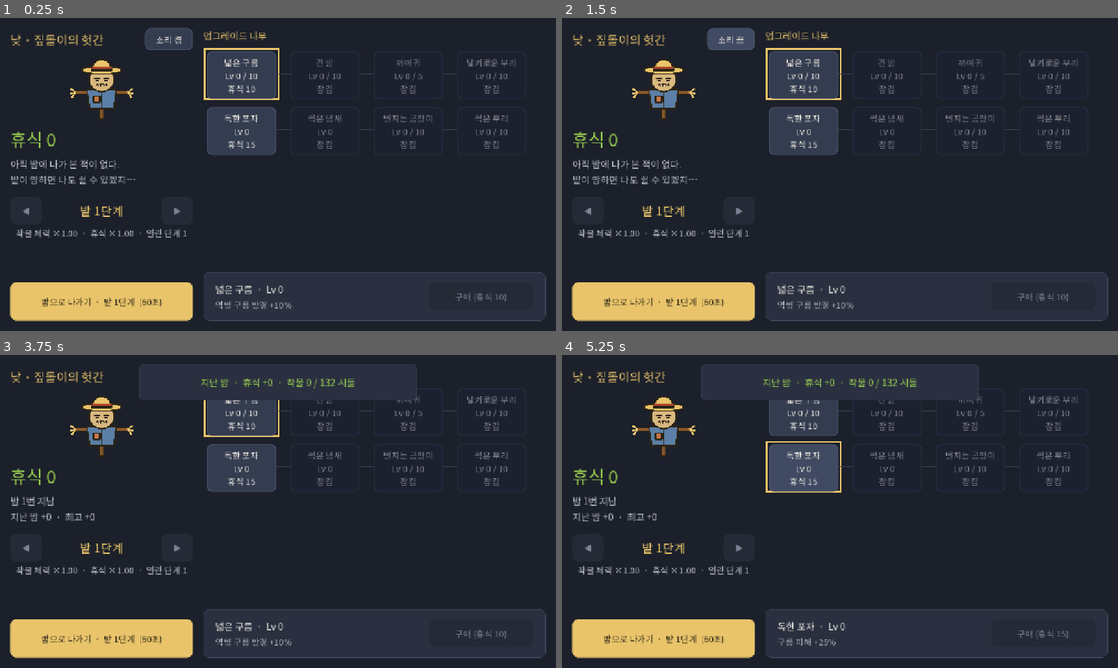
Above: before the commit, frames 1-4 (two rows, left to right).
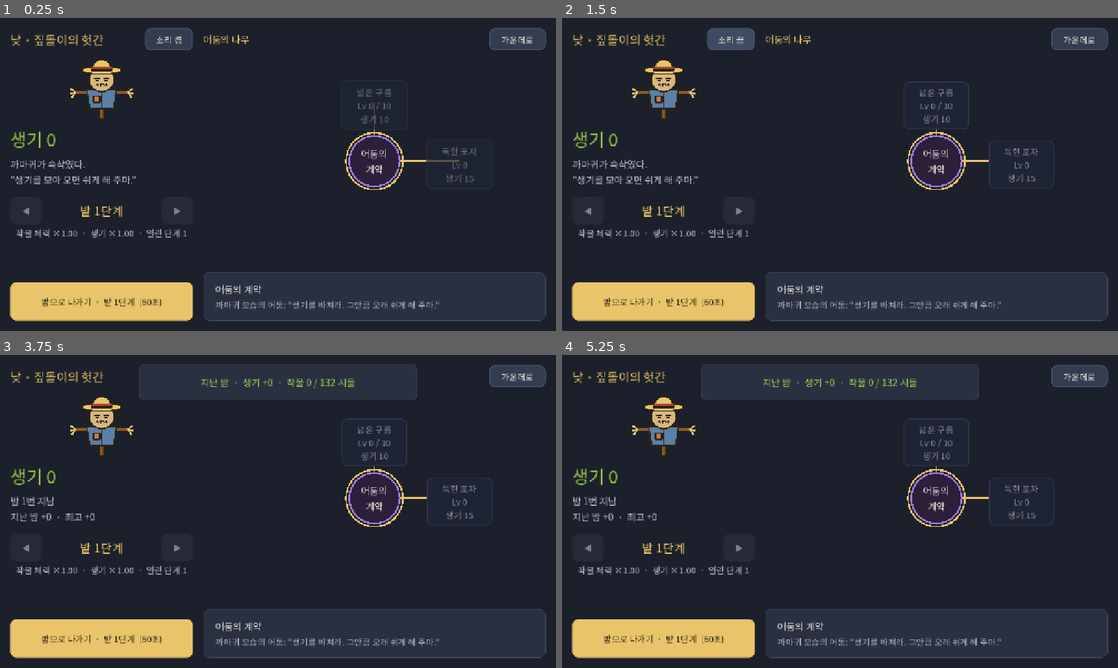
Above: after the commit, the same moments.

Repository: dldpwns1234-rgb/scarecrow1
Game: Godot game, scene res://scenes/main.tscn
The game is run twice, just before and just after one commit, with the same random seed, the same clock (stepped at 60 frames per second) and the same inputs.
Inputs (mouse positions are in pixels of both pictures, inside the frame that each line leads up to):
- Up to frame 1 (0.25 s): no input
- Up to frame 2 (1.5 s): click (1079, 39) at 0.5 s, where only the run after the commit has a clickable "가운데로"; click "소리 켬" at 1.25 s
- Up to frame 3 (3.75 s): click "소리 끔" at 2 s; click "밤으로 나가기 · 밭 1단계 (60초)" at 2.75 s; click "새벽까지 쉬기" at 3.5 s
- Up to frame 4 (5.25 s): click (801, 411) at 4.25 s, where only the run before the commit has a clickable "넓은 구름 Lv 0 / 10 휴식 10"; click (801, 467) at 5 s, where only the run before the commit has a clickable "독한 포자 Lv 0 휴식 15"

The runs differ from the first frame. In frame 1, 8.1% of the frame differs, in the area x 2-99%, y 3-93%; in frame 2, 8.2%; in frame 3, 6.8%; in frame 4, 6.8%.

Commit message:
어둠의 나무: 가운데 '어둠의 계약'에서 사방으로 뻗는 스킬트리, 앞 칸을 사야 다음 칸이 떠오른다, 끌어서 둘러보기
방장 컨셉(2026-10-14): 까마귀 모습의 어둠이 휴식을 약속하며 짚돌이를 부린다. 갈래 방향은 데이터의 branch 키(up·right·down·left),
없으면 뿌리 순서대로 위·오른쪽·아래·왼쪽. 자식은 갈래 방향으로 한 칸, 차 있으면 옆으로 비켜 선다 (tree_layout.gd, 테스트).
카드는 입력을 판에 넘겨 버튼 위에서 시작한 끌기도 판을 움직인다. 화면 글의 휴식은 생기로

Co-Authored-By: Claude Opus 5.5 <noreply@anthropic.com>

Diff:
--- a/scenes/day/day_screen.gd
+++ b/scenes/day/day_screen.gd
@@ -1,5 +1,5 @@
 extends MarginContainer
-## 낮: 허수아비의 헛간 (GDD 5절). 왼쪽에 짚돌이·휴식·밤 기록·밭 단계 고르기(field_picker.gd)와 '밤으로 나가기', 오른쪽에 업그레이드 나무(upgrade_tree.gd).
+## 낮: 허수아비의 헛간 (GDD 5절). 왼쪽에 짚돌이·생기·밤 기록·밭 단계 고르기(field_picker.gd)와 '밤으로 나가기', 오른쪽에 업그레이드 나무(upgrade_tree.gd).
 ## Game·Upgrades의 시그널을 받아 표시만 하고, 버튼은 Game.start_night()를 부른다. 상수는 배치용이다.
 
 const RefreshGate := preload("res://scenes/ui/refresh_gate.gd")
@@ -94,9 +94,9 @@
 
 
 func _refresh() -> void:
-	_rest.text = "휴식 %s" % Num.format(Game.rest)
+	_rest.text = "생기 %s" % Num.format(Game.rest)
 	if Game.nights == 0:
-		_record.text = "아직 밤에 나가 본 적이 없다.\n밭이 망하면 나도 쉴 수 있겠지…"
+		_record.text = "까마귀가 속삭였다.\n\"생기를 모아 오면 쉬게 해 주마.\""
 	else:
 		_record.text = "밤 %d번 지남\n지난 밤 +%s  ·  최고 +%s" % [Game.nights, Num.format(Game.last_haul), Num.format(Game.best_haul)]
 	_sound.text = "소리 켬" if Prefs.sfx_on else "소리 끔"
--- a/scenes/day/field_picker.gd
+++ b/scenes/day/field_picker.gd
@@ -1,5 +1,5 @@
 extends VBoxContainer
-## 낮 화면: 다음 밤의 밭 단계 고르기 (GDD 4절 밭 정복). "◀  밭 3단계  ▶"와 그 단계의 작물 체력·휴식 배율.
+## 낮 화면: 다음 밤의 밭 단계 고르기 (GDD 4절 밭 정복). "◀  밭 3단계  ▶"와 그 단계의 작물 체력·생기 배율.
 ## 밭을 정복하면(90% 시듦) 다음 단계가 열린다. 낮은 단계로 돌아가 쉽게 모을 수도 있다. Night의 함수와 시그널만 쓴다. 상수는 배치용이다.
 
 const ARROW_SIZE := Vector2(72, 64)
@@ -51,4 +51,4 @@
 	_up.disabled = level >= Night.best_level
 	var hp := Balance.crop_hp(0, level) / Balance.crop_hp(0, 1)
 	var rest := Balance.crop_rest(0, level) / Balance.crop_rest(0, 1)
-	_note.text = "작물 체력 %s  ·  휴식 %s  ·  열린 단계 %d" % [Num.multiplier(hp), Num.multiplier(rest), Night.best_level]
+	_note.text = "작물 체력 %s  ·  생기 %s  ·  열린 단계 %d" % [Num.multiplier(hp), Num.multiplier(rest), Night.best_level]
--- a/scenes/day/night_report.gd
+++ b/scenes/day/night_report.gd
@@ -1,5 +1,5 @@
 extends PanelContainer
-## 밤이 끝나 낮으로 돌아오면 화면 위쪽 가운데에 잠깐 뜨는 결과: "지난 밤 · 휴식 +120 · 작물 98 / 120 시듦", 정복했으면 둘째 줄에 "밭 3단계 정복! 4단계가 열렸다".
+## 밤이 끝나 낮으로 돌아오면 화면 위쪽 가운데에 잠깐 뜨는 결과: "지난 밤 · 생기 +120 · 작물 98 / 120 시듦", 정복했으면 둘째 줄에 "밭 3단계 정복! 4단계가 열렸다".
 ## Game.night_finished·Night.field_cleared를 받아 Night의 기록을 읽기만 한다. 누르면 바로 닫힌다. 상수는 배치·연출용이다.
 
 const TOP: float = 20.0
@@ -49,7 +49,7 @@
 
 
 func _show_report(haul: float) -> void:
-	_haul.text = "지난 밤  ·  휴식 +%s  ·  작물 %d / %d 시듦" % [Num.format(haul), Night.withered, Night.crops_total]
+	_haul.text = "지난 밤  ·  생기 +%s  ·  작물 %d / %d 시듦" % [Num.format(haul), Night.withered, Night.crops_total]
 	_clear.visible = _cleared_level > 0
 	_clear.text = "밭 %d단계 정복!" % _cleared_level
 	if Night.best_level > _best_before:
--- /dev/null
+++ b/scenes/day/tree_board.gd
@@ -0,0 +1,173 @@
+extends Control
+## 스킬트리 판: 가운데 '어둠의 계약'에서 사방으로 뻗는 카드와 가지 선. 끌면 판이 움직이고, 짧게 누르면 그 카드를 고른다 (selected 시그널).
+## 앞 업그레이드를 1레벨 이상 사야 카드가 나타난다(뿌리는 처음부터). 새로 나타날 때 작게 시작해 커지며 떠오른다.
+## 카드는 입력을 받지 않고(IGNORE) 판이 누름·끌기를 가른다: 버튼이 누름을 삼키면 버튼 위에서 시작한 끌기가 안 된다 (회귀 용사 tap_scroll과 같은 까닭).
+## 배치는 tree_layout.gd. Upgrades의 함수만 읽는다. 상수는 배치·연출용이다
+
+signal selected(index: int)  # -1이면 가운데 (어둠의 계약)
+
+const TreeLayout := preload("res://scenes/day/tree_layout.gd")
+const CARD_SIZE := Vector2(150, 96)
+const STEP := Vector2(196, 136)   # 격자 한 칸의 간격
+const CENTER_RADIUS: float = 58.0
+const TAP_SLOP: float = 18.0
+const PAN_MARGIN: float = 160.0   # 보이는 카드 바깥으로 이만큼까지만 끌린다
+const LINE_WIDTH: float = 4.0
+const LINE_OPEN := Color("e9c46a")
+const LINE_DIM := Color("4d5874")
+const CENTER_FILL := Color("2b1f3a")
+const CENTER_RING := Color("9d7bd8")
+const SELECT_COLOR := Color("e9c46a")
+const SELECT_MARGIN: float = 5.0
+const REVEAL_SECONDS: float = 0.35
+
+var pan: Vector2 = Vector2.ZERO   # 가운데 노드가 판 가운데에서 얼마나 옮겨졌는지
+var selected_index: int = -1
+var _cells: Array[Vector2i] = []
+var _cards: Array[Button] = []
+var _shown: Array[bool] = []
+var _center_label: Label
+var _press: Vector2 = Vector2.INF
+var _press_pan: Vector2 = Vector2.ZERO
+var _dragging: bool = false
+
+
+func _ready() -> void:
+	clip_contents = true
+	mouse_filter = Control.MOUSE_FILTER_STOP
+	_cells = TreeLayout.cells(Balance.UPGRADES)
+	_center_label = Label.new()
+	_center_label.text = "어둠의\n계약"
+	_center_label.horizontal_alignment = HORIZONTAL_ALIGNMENT_CENTER
+	_center_label.vertical_alignment = VERTICAL_ALIGNMENT_CENTER
+	_center_label.size = Vector2.ONE * CENTER_RADIUS * 2.0
+	_center_label.mouse_filter = Control.MOUSE_FILTER_IGNORE
+	add_child(_center_label)
+	for i in Balance.UPGRADES.size():
+		var card := Button.new()
+		card.size = CARD_SIZE
+		card.pivot_offset = CARD_SIZE * 0.5
+		card.clip_text = true
+		card.mouse_filter = Control.MOUSE_FILTER_IGNORE
+		card.visible = false
+		add_child(card)
+		_cards.append(card)
+		_shown.append(false)
+	resized.connect(_place)
+
+
+## 가운데 노드의 화면 자리
+func center_point() -> Vector2:
+	return size * 0.5 + pan
+
+
+func card(index: int) -> Button:
+	return _cards[index]
+
+
+## 카드 글과 보이기를 다시 맞춘다. 새로 나타난 카드는 떠오른다
+func refresh(texts: PackedStringArray, styles: PackedStringArray, tints: Array[Color]) -> void:
+	for i in _cards.size():
+		var card := _cards[i]
+		card.text = texts[i]
+		card.theme_type_variation = styles[i]
+		card.self_modulate = tints[i]
+		var show := _is_revealed(i)
+		if show and not _shown[i]:
+			_reveal(card)
+		card.visible = show
+		_shown[i] = show
+	_place()
+
+
+## 뿌리는 처음부터, 나머지는 앞 업그레이드를 1레벨 이상 샀을 때 나타난다
+func _is_revealed(index: int) -> bool:
+	return Upgrades.is_unlocked(index)
+
+
+func _reveal(card: Button) -> void:
+	card.scale = Vector2.ONE * 0.6
+	card.modulate.a = 0.0
+	var tween := card.create_tween().set_parallel(true)
+	tween.tween_property(card, "scale", Vector2.ONE, REVEAL_SECONDS).set_trans(Tween.TRANS_BACK).set_ease(Tween.EASE_OUT)
+	tween.tween_property(card, "modulate:a", 1.0, REVEAL_SECONDS)
+
+
+func _place() -> void:
+	var center := center_point()
+	_center_label.position = center - _center_label.size * 0.5
+	for i in _cards.size():
+		_cards[i].position = _card_center(i) - CARD_SIZE * 0.5
+	queue_redraw()
+
+
+func _card_center(index: int) -> Vector2:
+	return center_point() + Vector2(_cells[index]) * STEP
+
+
+func _draw() -> void:
+	var center := center_point()
+	for i in _cards.size():
+		if not _cards[i].visible:
+			continue
+		var need := Balance.upgrade_requires(i)
+		var from := center if need < 0 else _card_center(need)
+		var bought := need < 0 or Upgrades.level(need) > 0
+		draw_line(from, _card_center(i), LINE_OPEN if bought else LINE_DIM, LINE_WIDTH)
+	draw_circle(center, CENTER_RADIUS, CENTER_FILL)
+	draw_arc(center, CENTER_RADIUS, 0.0, TAU, 48, CENTER_RING, LINE_WIDTH)
+	if selected_index < 0:
+		draw_arc(center, CENTER_RADIUS + SELECT_MARGIN * 1.5, 0.0, TAU, 48, SELECT_COLOR, LINE_WIDTH)
+	elif _cards[selected_index].visible:
+		draw_rect(Rect2(_card_center(selected_index) - CARD_SIZE * 0.5, CARD_SIZE).grow(SELECT_MARGIN), SELECT_COLOR, false, LINE_WIDTH)
+
+
+## 누른 자리에서 TAP_SLOP 안에서 떼면 그 자리의 카드를 고르고, 넘으면 판을 끈다
+func _gui_input(event: InputEvent) -> void:
+	var button := event as InputEventMouseButton
+	if button != null and button.button_index == MOUSE_BUTTON_LEFT:
+		if button.pressed:
+			_press = button.position
+			_press_pan = pan
+			_dragging = false
+		elif _press != Vector2.INF:
+			if not _dragging:
+				_tap(button.position)
+			_press = Vector2.INF
+		accept_event()
+		return
+	var motion := event as InputEventMouseMotion
+	if motion != null and _press != Vector2.INF:
+		if not _dragging and motion.position.distance_to(_press) > TAP_SLOP:
+			_dragging = true
+		if _dragging:
+			pan = _clamp_pan(_press_pan + motion.position - _press)
+			_place()
+		accept_event()
+
+
+func _tap(point: Vector2) -> void:
+	if point.distance_to(center_point()) <= CENTER_RADIUS:
+		_choose(-1)
+		return
+	for i in _cards.size():
+		if _cards[i].visible and Rect2(_cards[i].position, CARD_SIZE).has_point(point):
+			_choose(i)
+			return
+
+
+func _choose(index: int) -> void:
+	selected_index = index
+	selected.emit(index)
+	queue_redraw()
+
+
+## 보이는 카드들이 화면 밖으로 다 나가지 않게: 가장 바깥 카드 너머로 PAN_MARGIN까지만
+func _clamp_pan(wanted: Vector2) -> Vector2:
+	var reach := Vector2.ZERO
+	for i in _cards.size():
+		if _cards[i].visible:
+			reach = reach.max((Vector2(_cells[i]) * STEP).abs())
+	var limit := reach + Vector2.ONE * PAN_MARGIN - size * 0.5 + CARD_SIZE * 0.5
+	limit = limit.max(Vector2.ZERO)
+	return wanted.clamp(-limit, limit)
--- /dev/null
+++ b/scenes/day/tree_layout.gd
@@ -0,0 +1,48 @@
+extends RefCounted
+## 스킬트리 배치 (방장 2026-10-14: 사방으로 뻗는 나무). 가운데(0, 0)는 '어둠의 계약'이고, 뿌리 업그레이드(requires -1)는 갈래 방향으로 한 칸 나간다.
+## 갈래 방향은 데이터의 "branch"(up·right·down·left)를 따르고, 없으면 뿌리 순서대로 위·오른쪽·아래·왼쪽에 둔다.
+## 자식은 부모에서 갈래 방향으로 한 칸 더 나가고, 그 칸이 차 있으면 옆(갈래에 수직)으로 비켜 선다. 화면과 떨어진 순수 계산이라 테스트한다
+
+const DIRECTIONS := {"up": Vector2i(0, -1), "right": Vector2i(1, 0), "down": Vector2i(0, 1), "left": Vector2i(-1, 0)}
+const ORDER: PackedStringArray = ["up", "right", "down", "left"]
+const MAX_SIDE_STEP: int = 6  # 옆으로 비켜 설 칸 수의 한계. 넘으면 갈래 방향으로 더 나간다
+
+
+## 업그레이드마다 격자 칸. 가운데 (0, 0)은 비워 둔다. requires는 늘 앞 번호다 (Balance가 지킨다)
+static func cells(upgrades: Array[Dictionary]) -> Array[Vector2i]:
+	var result: Array[Vector2i] = []
+	var dirs: Array[Vector2i] = []
+	var taken := {Vector2i.ZERO: true}
+	var roots := 0
+	for i in upgrades.size():
+		var need: int = upgrades[i]["requires"]
+		var dir: Vector2i
+		var from := Vector2i.ZERO
+		if need < 0:
+			var key: String = upgrades[i].get("branch", ORDER[roots % ORDER.size()])
+			dir = DIRECTIONS.get(key, Vector2i(0, -1))
+			roots += 1
+		else:
+			dir = dirs[need]
+			from = result[need]
+		var cell := _free_cell(from, dir, taken)
+		taken[cell] = true
+		result.append(cell)
+		dirs.append(dir)
+	return result
+
+
+## 부모 다음 칸, 차 있으면 다음 칸의 옆(+1, -1, +2, -2 …), 그래도 없으면 한 칸 더 나가서 다시
+static func _free_cell(from: Vector2i, dir: Vector2i, taken: Dictionary) -> Vector2i:
+	var side := Vector2i(-dir.y, dir.x)
+	var ahead := from + dir
+	while true:
+		if not taken.has(ahead):
+			return ahead
+		for step in range(1, MAX_SIDE_STEP + 1):
+			for sign_value: int in [1, -1]:
+				var cell := ahead + side * step * sign_value
+				if not taken.has(cell):
+					return cell
+		ahead += dir
+	return ahead
--- a/scenes/day/upgrade_tree.gd
+++ b/scenes/day/upgrade_tree.gd
@@ -1,105 +1,53 @@
 extends VBoxContainer
-## 낮 화면 오른쪽: 업그레이드 나무 (GDD 6절). 업그레이드마다 카드 하나, 앞 업그레이드(requires)에서 오른쪽으로 가지가 뻗는다.
-## 깊이(앞 업그레이드를 몇 번 거치는지)가 열, 뿌리부터 그린 순서가 줄이다. 카드를 누르면 아래 설명 칸에 효과와 구매 버튼이 뜬다 (폰에서 잘못 눌러 사지 않게).
-## 카드는 Balance.UPGRADES로 코드에서 만든다. Upgrades의 함수만 부르고 표시만 한다. 상수는 배치용이다.
+## 낮 화면 오른쪽: 어둠의 나무 (GDD 6절, 방장 2026-10-14: 사방으로 뻗고 앞 칸을 사야 다음 칸이 나타난다).
+## 위에 제목과 '가운데로', 가운데에 끌어서 둘러보는 판(tree_board.gd), 아래에 고른 카드의 효과와 구매 버튼 (폰에서 잘못 눌러 사지 않게 구매는 여기서만).
+## 카드는 Balance.UPGRADES로 만든다. Upgrades의 함수만 부르고 표시만 한다. 상수는 배치용이다
 
 const RefreshGate := preload("res://scenes/ui/refresh_gate.gd")
+const TreeBoard := preload("res://scenes/day/tree_board.gd")
 
-const CARD_SIZE := Vector2(160, 104)
-const COLUMN_GAP: float = 32.0
-const ORIGIN := Vector2(8, 8)  # 고른 카드의 테두리가 판 밖으로 잘리지 않게
-const ROW_GAP: float = 24.0
 const GAP: int = 12
 const DETAIL_HEIGHT: float = 96.0
 const BUY_SIZE := Vector2(240, 64)
-const LINE_WIDTH: float = 4.0
-const LINE_OPEN := Color("e9c46a")
-const LINE_LOCKED := Color("3b4458")
-const LOCKED_TINT := Color(0.55, 0.55, 0.6)
-const SELECT_MARGIN: float = 5.0
+const CENTER_BUTTON_SIZE := Vector2(130, 44)
 const HEADER_COLOR := Color("e9c46a")
 const NOTE_COLOR := Color("b8bcc8")
 const NOTE_FONT_SIZE: int = 20
+const LOCKED_TINT := Color(0.6, 0.6, 0.66)
+const CONTRACT_NOTE := "까마귀 모습의 어둠: \"생기를 바쳐라. 그만큼 오래 쉬게 해 주마.\""
 
 var _gate: RefreshGate
-var _canvas: Control  # 가지 선을 그리고 카드를 올리는 판
-var _cards: Array[Button] = []
+var _board: TreeBoard
 var _detail_title: Label
 var _detail_note: Label
 var _buy: Button
-var _selected: int = 0
+var _selected: int = -1  # -1이면 가운데 (어둠의 계약)
 
 
 func _ready() -> void:
 	_gate = RefreshGate.new(_refresh, self)
 	add_child(_gate)
 	add_theme_constant_override("separation", GAP)
+	var top := HBoxContainer.new()
+	add_child(top)
 	var header := Label.new()
-	header.text = "업그레이드 나무"
+	header.text = "어둠의 나무"
+	header.size_flags_horizontal = Control.SIZE_EXPAND_FILL
 	header.add_theme_color_override("font_color", HEADER_COLOR)
-	add_child(header)
-	var scroll := ScrollContainer.new()
-	scroll.size_flags_vertical = Control.SIZE_EXPAND_FILL
-	add_child(scroll)
-	_canvas = Control.new()
-	_canvas.draw.connect(_draw_branches)
-	scroll.add_child(_canvas)
-	_place_cards()
+	top.add_child(header)
+	var recenter := Button.new()
+	recenter.text = "가운데로"
+	recenter.custom_minimum_size = CENTER_BUTTON_SIZE
+	recenter.pressed.connect(_recenter)
+	top.add_child(recenter)
+	_board = TreeBoard.new()
+	_board.size_flags_vertical = Control.SIZE_EXPAND_FILL
+	_board.selected.connect(_select)
+	add_child(_board)
 	add_child(_make_detail())
 	Game.rest_changed.connect(_gate.queue)
 	Upgrades.upgrade_changed.connect(_gate.queue)
 	_refresh()
-
-
-## 깊이 = 앞 업그레이드를 거친 수. requires는 늘 앞 번호라 차례대로 잴 수 있다
-func _depths() -> Array[int]:
-	var depths: Array[int] = []
-	for i in Balance.UPGRADES.size():
-		var need := Balance.upgrade_requires(i)
-		depths.append(0 if need < 0 else depths[need] + 1)
-	return depths
-
-
-## 뿌리부터 자식을 따라 내려가며 줄을 매긴다. 첫 자식은 부모와 같은 줄, 둘째 자식부터 새 줄
-func _rows() -> Array[int]:
-	var rows: Array[int] = []
-	rows.resize(Balance.UPGRADES.size())
-	var next_row := [0]
-	for i in Balance.UPGRADES.size():
-		if Balance.upgrade_requires(i) < 0:
-			_assign_row(i, next_row[0], rows, next_row)
-			next_row[0] += 1
-	return rows
-
-
-func _assign_row(index: int, row: int, rows: Array[int], next_row: Array) -> void:
-	rows[index] = row
-	var first := true
-	for child in Balance.UPGRADES.size():
-		if Balance.upgrade_requires(child) != index:
-			continue
-		if first:
-			_assign_row(child, row, rows, next_row)
-			first = false
-		else:
-			next_row[0] += 1
-			_assign_row(child, next_row[0], rows, next_row)
-
-
-func _place_cards() -> void:
-	var depths := _depths()
-	var rows := _rows()
-	var size_needed := Vector2.ZERO
-	for i in Balance.UPGRADES.size():
-		var card := Button.new()
-		card.size = CARD_SIZE
-		card.position = ORIGIN + Vector2(depths[i] * (CARD_SIZE.x + COLUMN_GAP), rows[i] * (CARD_SIZE.y + ROW_GAP))
-		card.clip_text = true
-		card.pressed.connect(_select.bind(i))
-		_canvas.add_child(card)
-		_cards.append(card)
-		size_needed = size_needed.max(card.position + CARD_SIZE)
-	_canvas.custom_minimum_size = size_needed + ORIGIN
 
 
 func _make_detail() -> PanelContainer:
@@ -118,6 +66,7 @@
 	_detail_title = Label.new()
 	text.add_child(_detail_title)
 	_detail_note = Label.new()
+	_detail_note.autowrap_mode = TextServer.AUTOWRAP_WORD_SMART
 	_detail_note.add_theme_font_size_override("font_size", NOTE_FONT_SIZE)
 	_detail_note.add_theme_color_override("font_color", NOTE_COLOR)
 	text.add_child(_detail_note)
@@ -134,38 +83,46 @@
 	_refresh()
 
 
-## 가지: 앞 업그레이드 카드의 오른쪽 가운데에서 이 카드의 왼쪽 가운데로 꺾인 선. 열렸으면 짚 색, 아니면 어둡게. 고른 카드는 짚 색 테두리
-func _draw_branches() -> void:
-	var selected := Rect2(_cards[_selected].position, CARD_SIZE).grow(SELECT_MARGIN)
-	_canvas.draw_rect(selected, LINE_OPEN, false, LINE_WIDTH)
-	for i in _cards.size():
-		var need := Balance.upgrade_requires(i)
-		if need < 0:
-			continue
-		var from := _cards[need].position + Vector2(CARD_SIZE.x, CARD_SIZE.y * 0.5)
-		var to := _cards[i].position + Vector2(0.0, CARD_SIZE.y * 0.5)
-		var mid_x := from.x + COLUMN_GAP * 0.5
-		var color := LINE_OPEN if Upgrades.is_unlocked(i) else LINE_LOCKED
-		_canvas.draw_polyline(PackedVector2Array([from, Vector2(mid_x, from.y), Vector2(mid_x, to.y), to]), color, LINE_WIDTH)
+func _recenter() -> void:
+	_board.pan = Vector2.ZERO
+	_refresh()
 
 
 func _refresh() -> void:
-	for i in _cards.size():
-		var card := _cards[i]
+	_board.refresh(_texts(), _styles(), _tints())
+	_buy.visible = _selected >= 0
+	if _selected < 0:
+		_detail_title.text = "어둠의 계약"
+		_detail_note.text = CONTRACT_NOTE
+		return
+	_detail_title.text = "%s  ·  %s" % [Balance.upgrade_name(_selected), "최대" if Upgrades.is_maxed(_selected) else "Lv %d" % Upgrades.level(_selected)]
+	_detail_note.text = Balance.upgrade_note(_selected)
+	_buy.text = "최대" if Upgrades.is_maxed(_selected) else "구매 (생기 %s)" % Num.format(Upgrades.cost(_selected))
+	_buy.disabled = not Upgrades.can_buy(_selected)
+	_buy.theme_type_variation = "AccentButton" if not _buy.disabled else ""
+
+
+func _texts() -> PackedStringArray:
+	var texts := PackedStringArray()
+	for i in Balance.UPGRADES.size():
 		var cap := Balance.upgrade_max_level(i)
 		var level_text := "Lv %d / %d" % [Upgrades.level(i), cap] if cap > 0 else "Lv %d" % Upgrades.level(i)
-		var state := "최대" if Upgrades.is_maxed(i) else ("잠김" if not Upgrades.is_unlocked(i) else "휴식 %s" % Num.format(Upgrades.cost(i)))
-		card.text = "%s\n%s\n%s" % [Balance.upgrade_name(i), level_text, state]
-		card.theme_type_variation = "AccentButton" if Upgrades.can_buy(i) else ""
-		card.modulate = Color.WHITE if Upgrades.is_unlocked(i) else LOCKED_TINT  # 잠긴 카드도 눌러서 무엇이 필요한지 본다
-	_detail_title.text = "%s  ·  %s" % [Balance.upgrade_name(_selected), "최대" if Upgrades.is_maxed(_selected) else "Lv %d" % Upgrades.level(_selected)]
-	_detail_note.text = Balance.upgrade_note(_selected)
-	if not Upgrades.is_unlocked(_selected):
-		_buy.text = "잠김: %s 필요" % Balance.upgrade_name(Balance.upgrade_requires(_selected))
-	elif Upgrades.is_maxed(_selected):
-		_buy.text = "최대"
-	else:
-		_buy.text = "구매 (휴식 %s)" % Num.format(Upgrades.cost(_selected))
-	_buy.disabled = not Upgrades.can_buy(_selected)
-	_buy.theme_type_variation = "AccentButton" if not _buy.disabled else ""
-	_canvas.queue_redraw()
+		var state := "최대" if Upgrades.is_maxed(i) else "생기 %s" % Num.format(Upgrades.cost(i))
+		texts.append("%s\n%s\n%s" % [Balance.upgrade_name(i), level_text, state])
+	return texts
+
+
+## 살 수 있으면 금색 카드, 아니면 보통
+func _styles() -> PackedStringArray:
+	var styles := PackedStringArray()
+	for i in Balance.UPGRADES.size():
+		styles.append("AccentButton" if Upgrades.can_buy(i) else "")
+	return styles
+
+
+## 아직 0레벨이고 살 수도 없는 카드는 조금 어둡게 (산 카드와 구분)
+func _tints() -> Array[Color]:
+	var tints: Array[Color] = []
+	for i in Balance.UPGRADES.size():
+		tints.append(Color.WHITE if Upgrades.level(i) > 0 or Upgrades.can_buy(i) else LOCKED_TINT)
+	return tints
--- a/tests/run_tests.gd
+++ b/tests/run_tests.gd
@@ -16,6 +16,7 @@
 	preload("res://tests/test_night.gd"),
 	preload("res://tests/test_save.gd"),
 	preload("res://tests/test_sound.gd"),
+	preload("res://tests/test_tree_layout.gd"),
 ]
 
 
--- /dev/null
+++ b/tests/test_tree_layout.gd
@@ -0,0 +1,28 @@
+extends "res://tests/test_case.gd"
+## 스킬트리 배치 (scenes/day/tree_layout.gd): 사방으로 뻗기, 겹치지 않기, branch 키, 가운데 비우기
+
+const TreeLayout := preload("res://scenes/day/tree_layout.gd")
+
+
+func run() -> void:
+	var cells := TreeLayout.cells(Balance.UPGRADES)
+	_equal(cells.size(), Balance.UPGRADES.size(), "업그레이드마다 칸 하나")
+	var seen := {}
+	for cell in cells:
+		_equal(seen.has(cell), false, "칸이 겹치지 않는다 %s" % cell)
+		_equal(cell == Vector2i.ZERO, false, "가운데는 어둠의 계약 자리")
+		seen[cell] = true
+
+	var sample: Array[Dictionary] = [
+		{"requires": -1}, {"requires": -1}, {"requires": -1}, {"requires": -1},
+		{"requires": 0}, {"requires": 0}, {"requires": -1, "branch": "left"},
+	]
+	var placed := TreeLayout.cells(sample)
+	_equal(placed[0], Vector2i(0, -1), "첫 뿌리는 위")
+	_equal(placed[1], Vector2i(1, 0), "둘째는 오른쪽")
+	_equal(placed[2], Vector2i(0, 1), "셋째는 아래")
+	_equal(placed[3], Vector2i(-1, 0), "넷째는 왼쪽")
+	_equal(placed[4], Vector2i(0, -2), "자식은 갈래 방향으로 한 칸 더")
+	_equal(placed[5].y, -2, "둘째 자식은 같은 줄에서 옆으로 비켜 선다")
+	_equal(placed[6].x, -1, "branch 키(왼쪽)를 따른다")
+	_equal(placed[6].y != 0, true, "왼쪽 칸이 차 있으면 옆으로 비켜 선다")
Not shown, added: scenes/day/tree_board.gd.uid
Not shown, added: scenes/day/tree_layout.gd.uid
Not shown, added: tests/test_tree_layout.gd.uid
